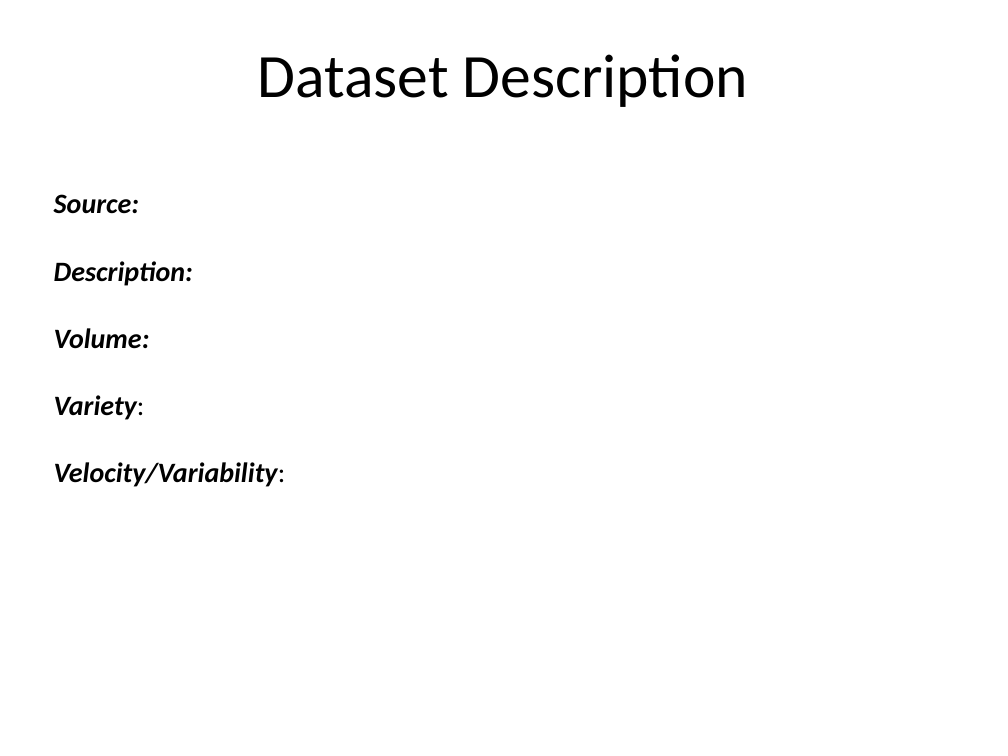
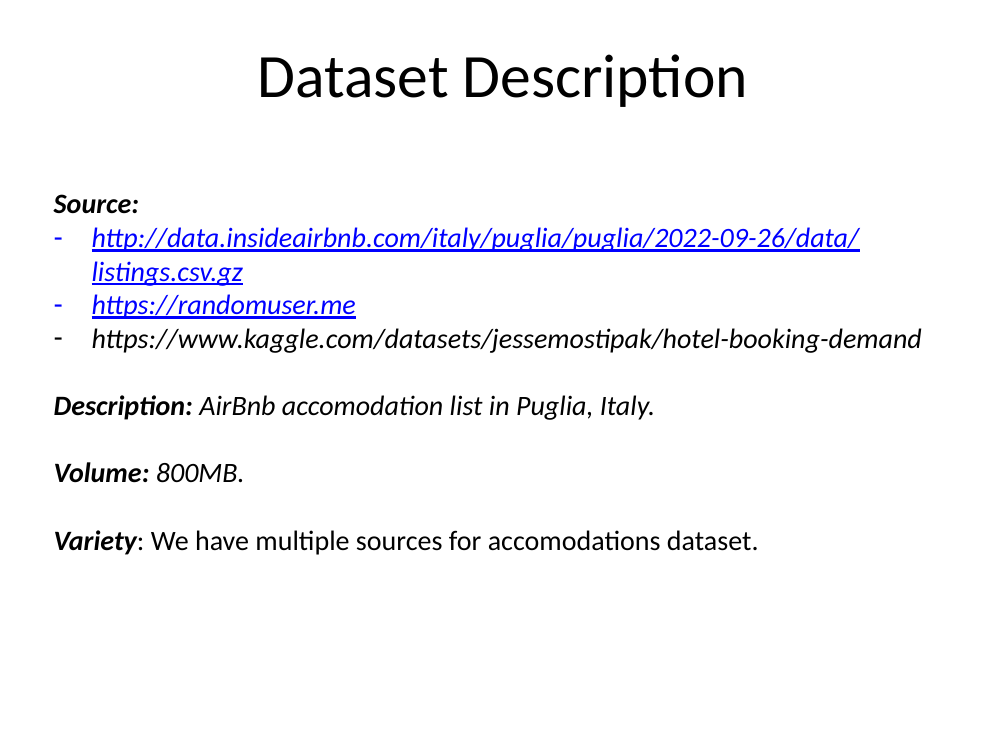
Before and after one commit to bata26/MyVacation, a slide deck: slide 4 of Project Design Presentation My Vacation.pptx. Drawn at 1008x756 pixels with LibreOffice and Linux fonts; fonts in the diff are those of the drawing; background and template pictures are left out. Boxes give left, top, right and bottom in pixels: in the first picture for what was removed or moved away, otherwise in the second. Text is boxed around its words. In the diff, an @@ line names an element or a change of style, - is before the commit and + after.

```diff
--- a/Project Design Presentation My Vacation.pptx
+++ b/Project Design Presentation My Vacation.pptx
@@ text at (54, 227, 922, 555): text changed; bold off @@
-Description:
-Volume:
-Variety:
-Velocity/Variability:
+– http://data.insideairbnb.com/italy/puglia/puglia/2022-09-26/data/listings.csv.gz
+– https://randomuser.me
+– https://www.kaggle.com/datasets/jessemostipak/hotel-booking-demand
+Description: AirBnb accomodation list in Puglia, Italy.
+Volume: 800MB.
+Variety: We have multiple sources for accomodations dataset.
```
Also in this commit, not shown: 1 slide removed, 7 other files.
